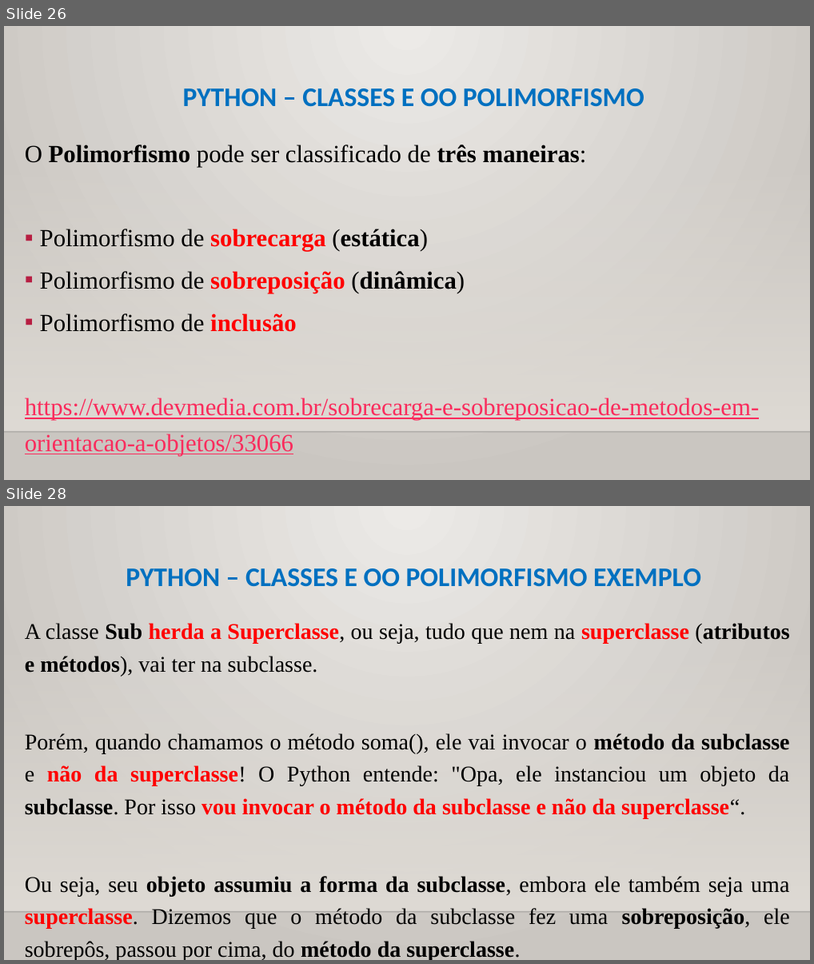
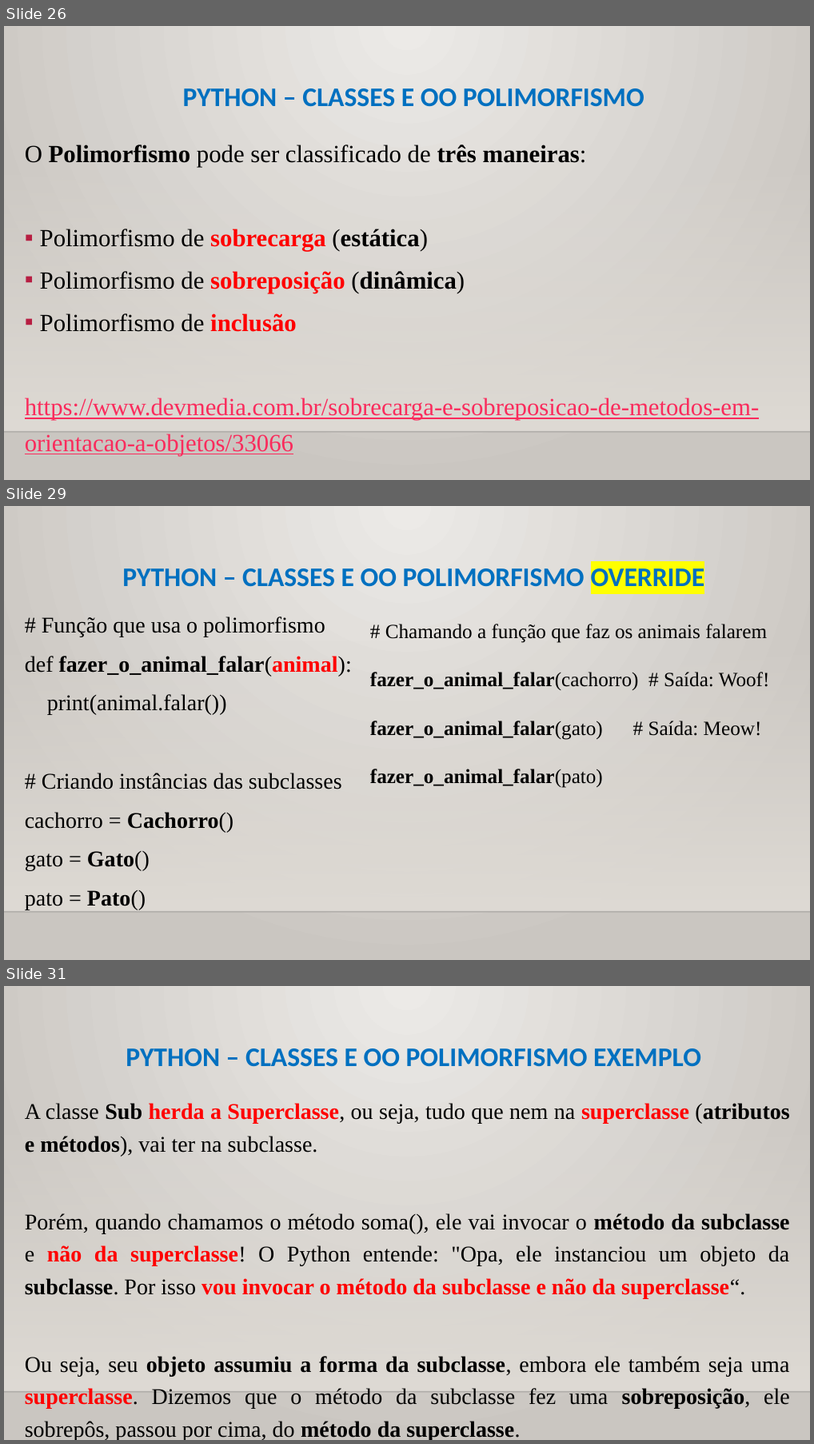
Before and after one commit to CloudEducationBrazil/WydenPythonParadigmas, a slide deck: 01 Classes/Aula 11 Programação Python - Classes - Orientação a Objetos.pptx. Shown one above the other, each under a label of ours: slides 26 and 28 before the commit, slides 26, 29 and 31 after it; the slides between them are not shown. The pictures are 814x964 and 814x1444 pixels, drawn with LibreOffice and Linux fonts; fonts in the diff are those of the drawing; background and template pictures are left out. Boxes give left, top, right and bottom in pixels: in the first picture for what was removed or moved away, otherwise in the second. Text is boxed around its words. In the diff, an @@ line names an element or a change of style, - is before the commit and + after.

Commit message:
ajustesss Python Paradigma 02112023

```diff
--- a/01 Classes/Aula 11 Programação Python - Classes - Orientação a Objetos.pptx
+++ b/01 Classes/Aula 11 Programação Python - Classes - Orientação a Objetos.pptx
@@ slide 29 added at [4,506,810,960], background picture (left out); not listed: 2 template elements that a slide beside it also shows @@
@@ title added at [122,564,706,593], 24 pt, text #0070C0, bold @@
+PYTHON – CLASSES E OO POLIMORFISMO OVERRIDE
@@ text added at [25,616,352,910], 20 pt, text #000000 @@
+# Função que usa o polimorfismo
+def fazer_o_animal_falar(animal):
+print(animal.falar())
+# Criando instâncias das subclasses
+cachorro = Cachorro()
+gato = Gato()
+pato = Pato()
@@ text added at [370,624,770,788], 18 pt, text #000000 @@
+# Chamando a função que faz os animais falarem
+fazer_o_animal_falar(cachorro) # Saída: Woof!
+fazer_o_animal_falar(gato) # Saída: Meow!
+fazer_o_animal_falar(pato)
@@ what was slide 28 is now slide 31 @@
```
Also in this commit, not shown: 7 slides changed, 2 other slides added.
